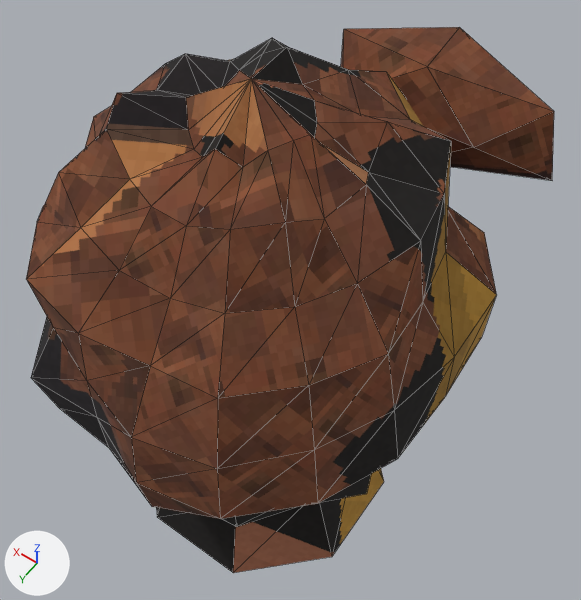
The glTF model public/heads/son_older/head.glb: old version first, new version second.
Camera for both pictures: a camera (50 mm lens) standing at (-0.182, 0.233, 1.445) and looking at (-0.007, -0.011, 1.061). The axes (+X, +Y, +Z) are drawn at lower left. The lights are the same throughout. The older version comes first. Mesh edges are drawn as thin lines. Vertices at exactly the same position are counted once.

Objects in the first picture: 'son_older_head'.
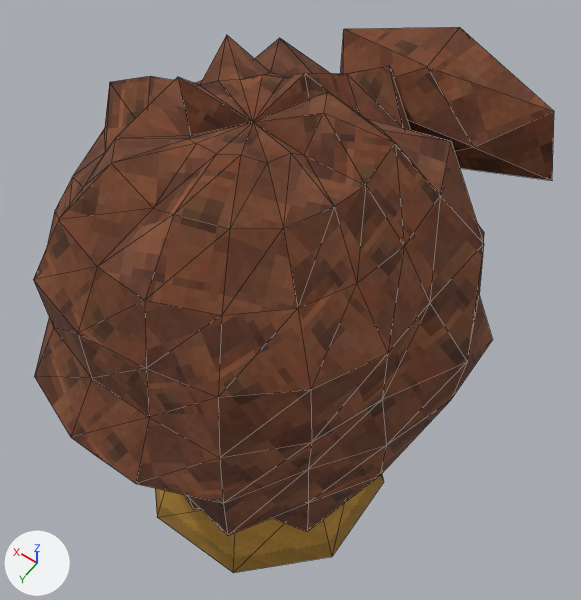
What differs and where, as boxes (x1, y1, x2, y2) in the pictures (581 x 600 px; the box of a moved part takes in the faces that stretch with it):
'son_older_head', reshaped: before (26, 27, 554, 573); after (33, 27, 554, 573)
part 1 of me_son_older_head, moved or reshaped: before (26, 38, 497, 527); after (33, 35, 493, 536)
part 2 of me_son_older_head, surface changed: before (26, 29, 554, 573); after (33, 29, 554, 573)

The change in detail:
me_son_older_head is used by ob_son_older_head; location (0.0, 0.0, 0.0).
me_son_older_head had 353 vertices, 644 faces and spanned x -0.12..0.129, y -0.138..0.138, z 0.885..1.23.
me_son_older_head now has 353 vertices, 644 faces and spans x -0.126..0.124, y -0.138..0.138, z 0.885..1.225.
me_son_older_head part 1: 114 of 353 vertices moved; they spanned x -0.12..0.129, y -0.108..0.133, z 0.979..1.23 and now span x -0.126..0.124, y -0.11..0.138, z 0.979..1.225; mean shift (-0.001, 0.0, 0.0); largest move (0.061, 0.031, 1.21) -> (0.051, 0.028, 1.189).
me_son_older_head part 2: 434 kept faces spanning x -0.126..0.124, y -0.138..0.138, z 0.885..1.225 get new texture (UV) coordinates.
